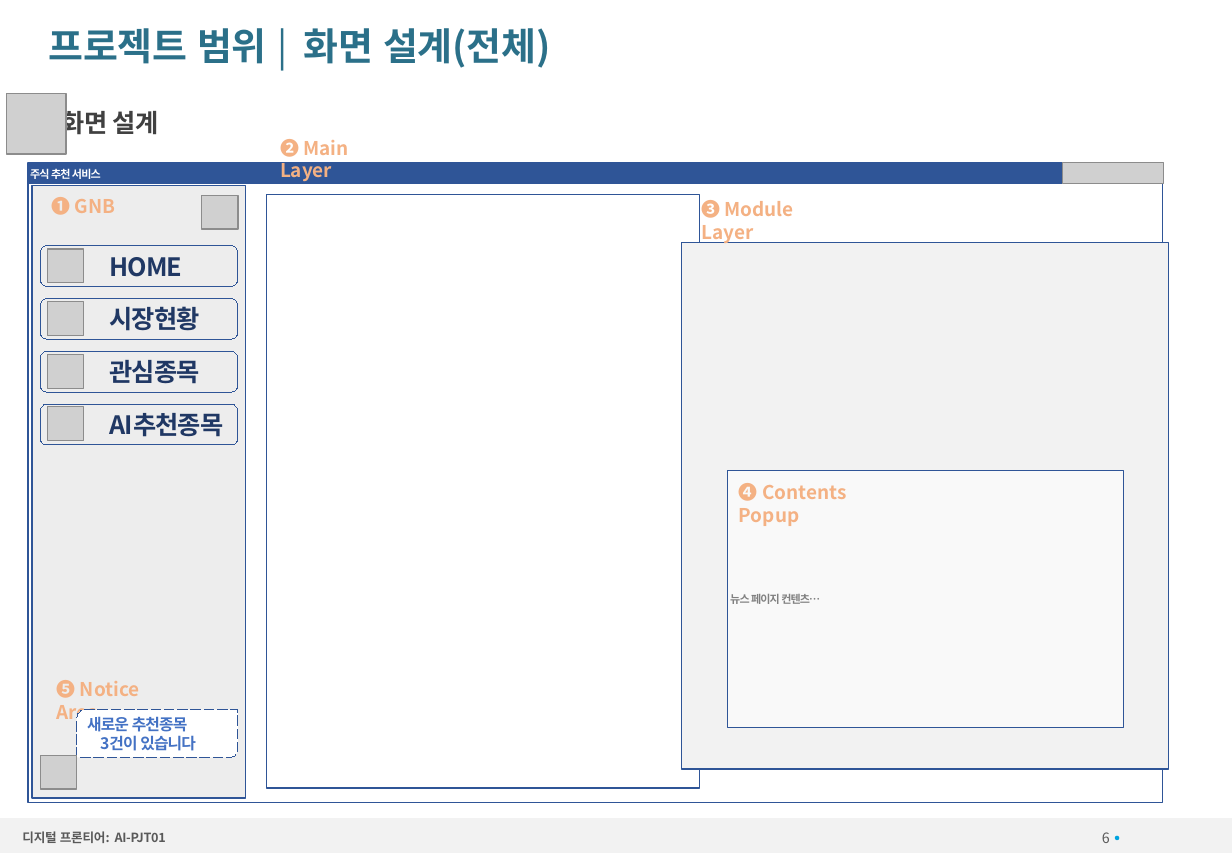
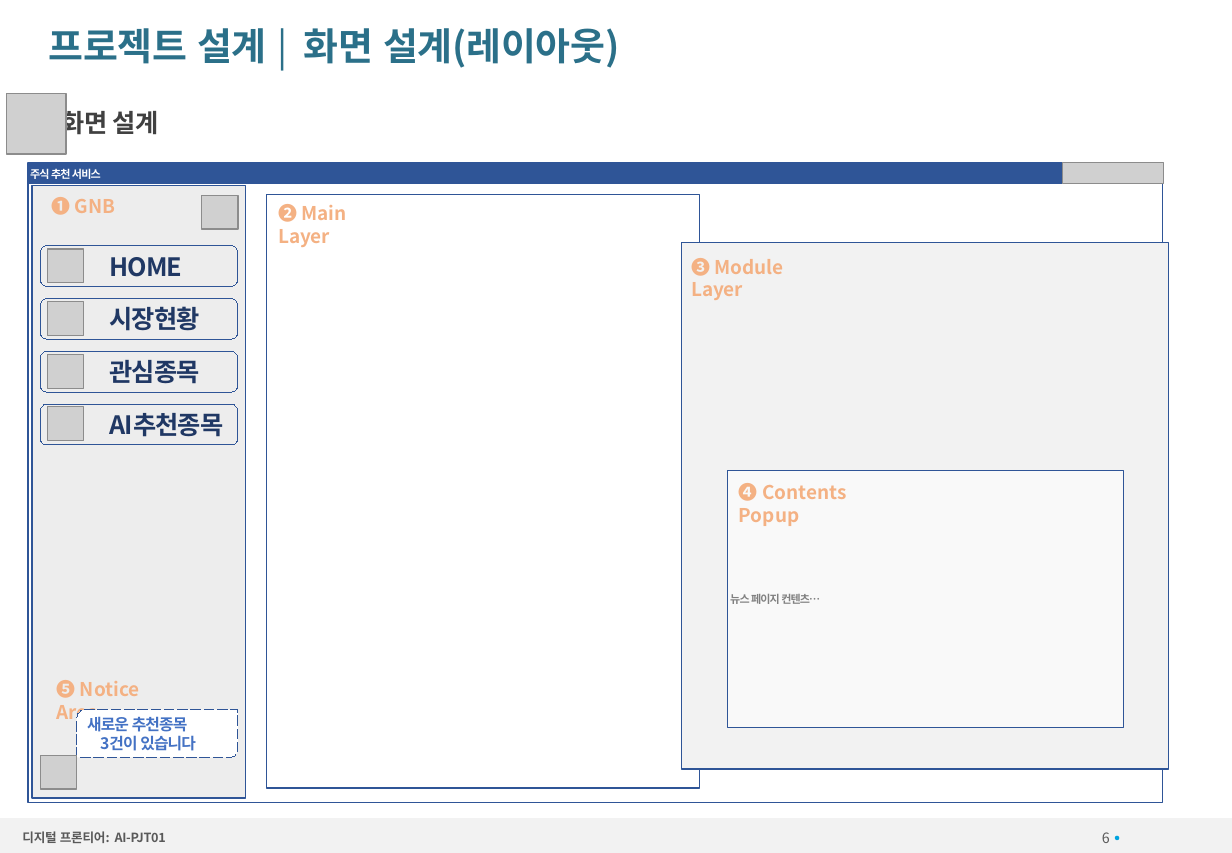
Before and after one commit to chaegon/DigitalFrontier, a slide deck: slide 6 of 산출물/00.보고서/AI3팀_펀더멘탈 분석을 통한 주식 추천 서비스_착수보고서.pptx. Drawn at 1232x853 pixels with LibreOffice and Linux fonts; fonts in the diff are those of the drawing; grey boxes stand for pictures; background and template pictures are left out. Boxes give left, top, right and bottom in pixels: in the first picture for what was removed or moved away, otherwise in the second. Text is boxed around its words. In the diff, an @@ line names an element or a change of style, - is before the commit and + after.

```diff
--- a/산출물/00.보고서/AI3팀_펀더멘탈 분석을 통한 주식 추천 서비스_착수보고서.pptx
+++ b/산출물/00.보고서/AI3팀_펀더멘탈 분석을 통한 주식 추천 서비스_착수보고서.pptx
@@ title at (x1=49, y1=28, x2=620, y2=68): text changed @@
-프로젝트 범위 | 화면 설계(전체)
+프로젝트 설계 | 화면 설계(레이아웃)
@@ text "❷ Main Layer" moved from (x1=280, y1=139, x2=348, y2=181) to (x1=278, y1=204, x2=346, y2=247) @@
@@ text "❸ Module Layer" moved from (x1=701, y1=200, x2=794, y2=243) to (x1=691, y1=258, x2=783, y2=300) @@
```
Also in this commit, not shown: 11 other slides changed, 1 other file.
